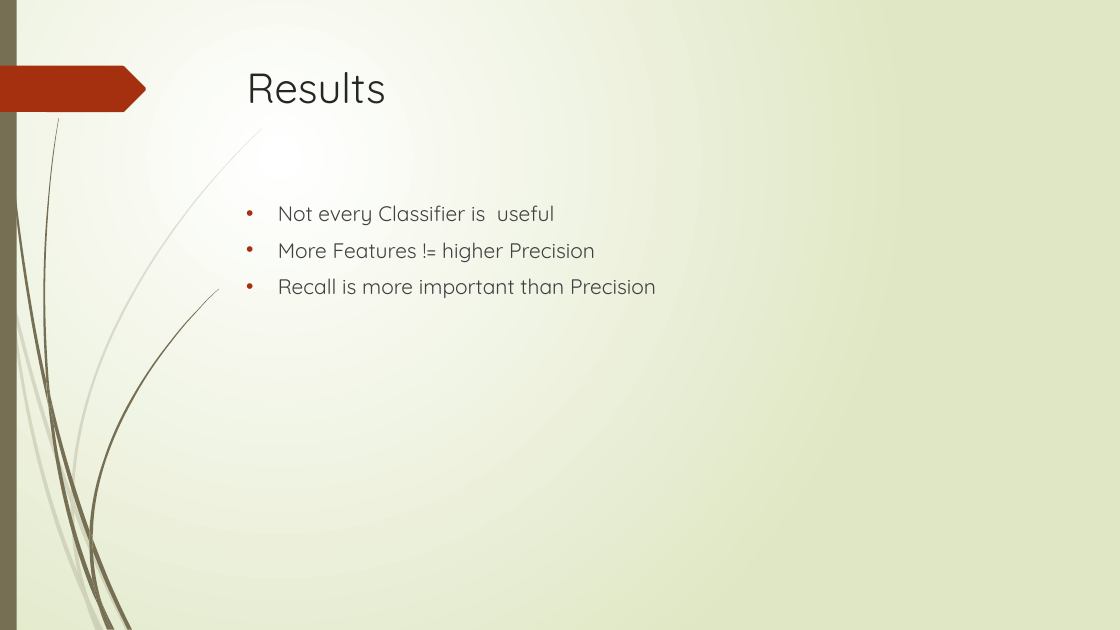
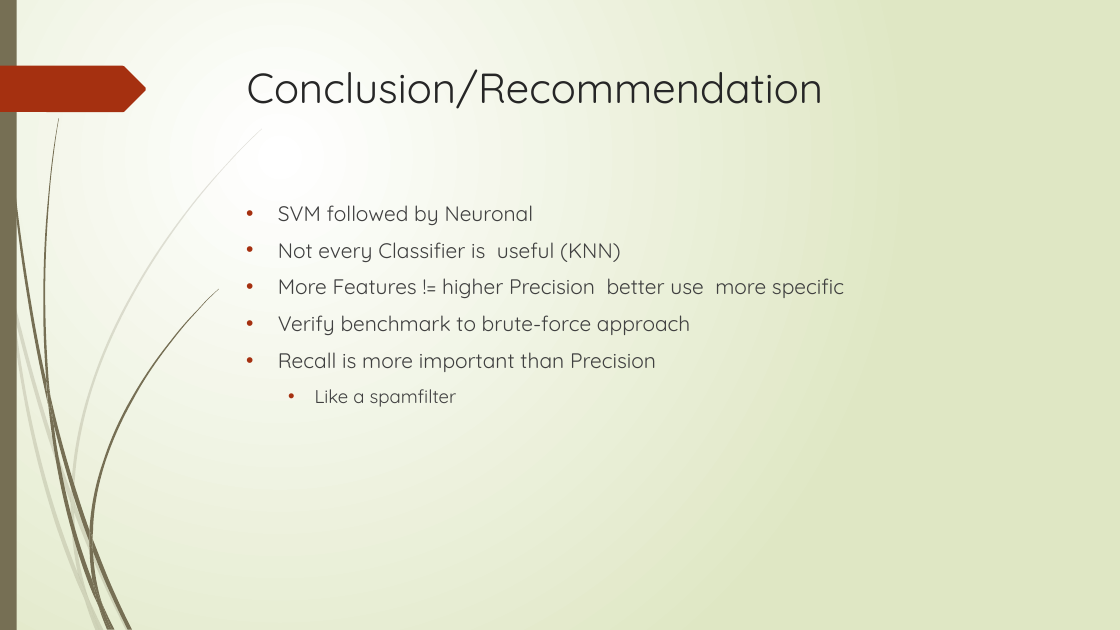
Before and after one commit to Bilobu/BachelorKI, a slide deck: slide 11 of Presentation.pptx. Drawn at 1120x630 pixels with LibreOffice and Linux fonts; fonts in the diff are those of the drawing. Boxes give left, top, right and bottom in pixels: in the first picture for what was removed or moved away, otherwise in the second. Text is boxed around its words. In the diff, an @@ line names an element or a change of style, - is before the commit and + after.

```diff
--- a/Presentation.pptx
+++ b/Presentation.pptx
@@ title at box(247, 69, 824, 109): text changed @@
-Results
+Conclusion/Recommendation
@@ text at box(278, 205, 844, 335): text changed @@
-• Not every Classifier is useful
-• More Features != higher Precision
+• SVM followed by Neuronal
+• Not every Classifier is useful (KNN)
+• More Features != higher Precision better use more specific
+• Verify benchmark to brute-force approach
@@ text at box(315, 389, 457, 407): paragraph added @@
+  • Like a spamfilter
```
Also in this commit, not shown: 7 other slides changed, 1 slide added, 1 slide removed.
